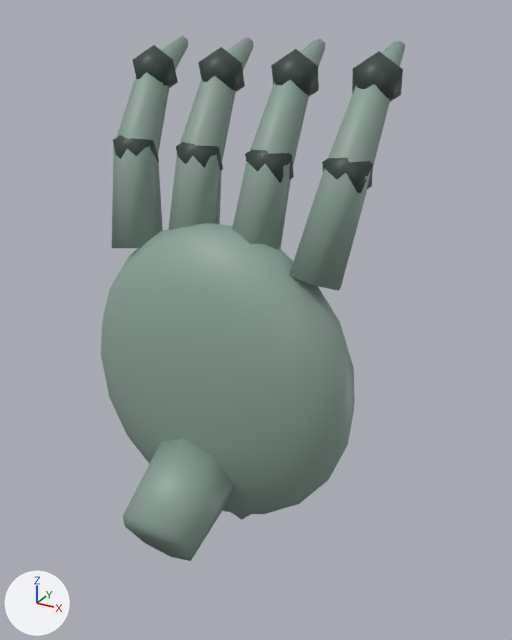
Two versions of the glTF model assets/models/creatures/moon_lord_hand.glb, one commit apart.
One viewpoint serves both versions: a 50 mm lens placed at (2.58, -4.11, 4.39), pointed at (0.22, 0.17, 2.25). Every picture has the same lights, and +X, +Y and +Z are marked at lower left. The first picture is the older version.

Objects in the first picture: 'moon_lord_hand'.
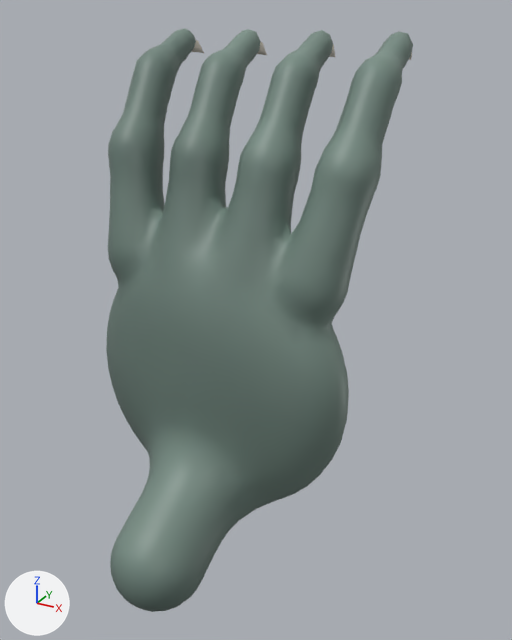
What differs and where, as boxes [x1, y1, x2, y2] in the pictures (512 x 640 px):
'moon_lord_hand', reshaped (11% taller): before [101, 36, 406, 561]; after [106, 28, 413, 612]
part 1 of me_moon_lord_hand, rebuilt (21% wider, 100% taller): before [101, 223, 355, 514]; after [106, 28, 413, 612]
part 2 of me_moon_lord_hand, deleted: before [112, 36, 406, 561]
part 3 of me_moon_lord_hand, added: after [191, 40, 412, 60]

Edits to the bpy script that builds the scene:
```text
Change me_moon_lord_hand:
    used by ob_moon_lord_hand; location = (0.0, 0.0, 0.0)
    remove me_moon_lord_hand.from_pydata(...)  # 484 vertices, 896 faces; spans x -1.1..1.1, y -1.03..1.02, z 0.16..4.19
    add me_moon_lord_hand.from_pydata(...)  # 3697 vertices, 7314 faces; spans x -1.07..1.07, y -1.24..1.3, z 0.35..4.25
    me_moon_lord_hand part 1: the loose piece of 162 vertices spanning x -1.1..1.1, y -0.5..0.5, z 0.59..3.01 is rebuilt with 2002 vertices and now spans x -1.07..1.07, y -1.24..1.1, z 0.35..4.25
    me_moon_lord_hand part 2: 14 loose pieces with 226 vertices, spanning x -1.07..1.07, y -1.03..1.02, z 0.16..4.19, are deleted
    me_moon_lord_hand part 3: 60 vertices added at x -0.98..0.97, y 0.94..1.3, z 4.05..4.22
    other edits to the shape of me_moon_lord_hand do not show in these pictures
```
